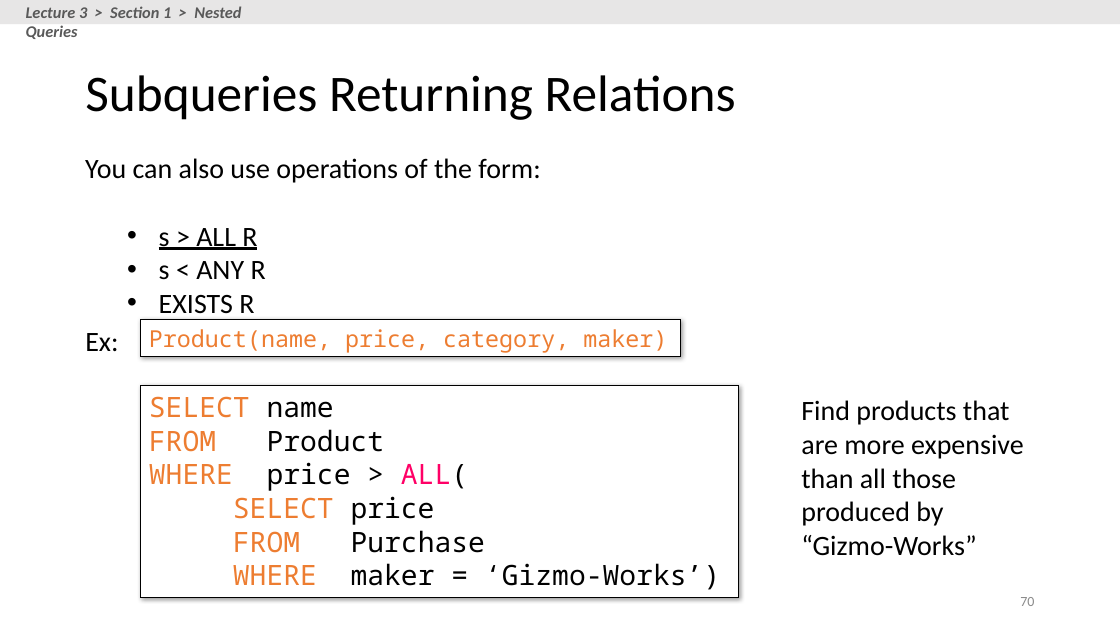
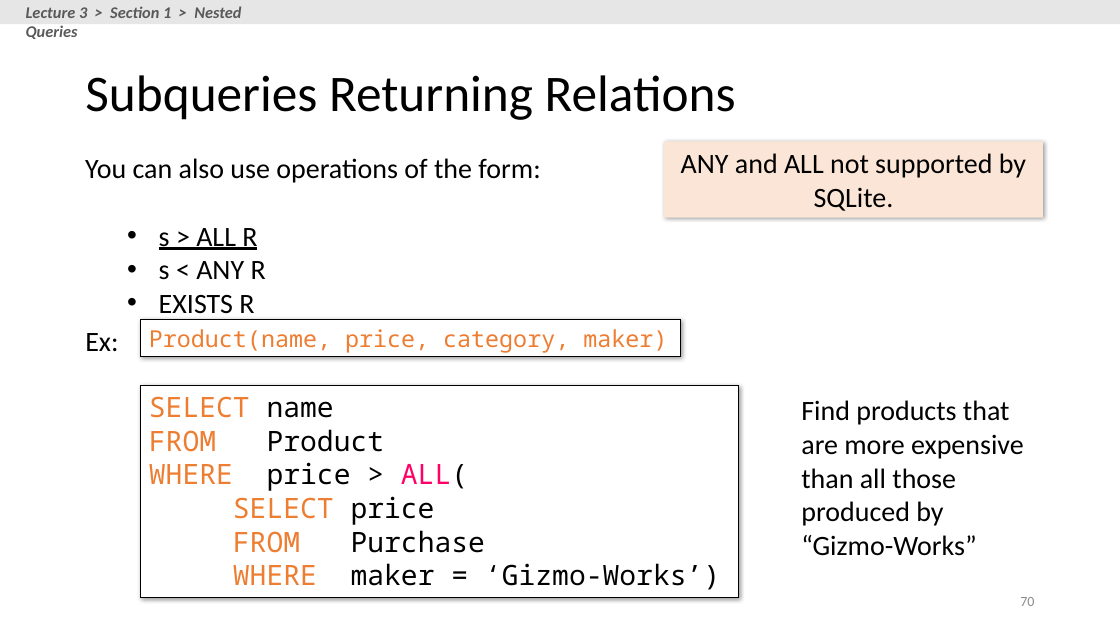
Before and after one commit to XIEQ/cs145-notebooks, a slide deck: slide 70 of lecture-2-3/Lecture_2_3_SQL.pptx. Drawn at 1120x630 pixels with LibreOffice and Linux fonts; fonts in the diff are those of the drawing. Boxes give left, top, right and bottom in pixels: in the first picture for what was removed or moved away, otherwise in the second. Text is boxed around its words. In the diff, an @@ line names an element or a change of style, - is before the commit and + after.

```diff
--- a/lecture-2-3/Lecture_2_3_SQL.pptx
+++ b/lecture-2-3/Lecture_2_3_SQL.pptx
@@ rectangle added at <box>664,141,1043,218</box>, fill #FBE5D6, 24 pt, text #000000 @@
+ANY and ALL not supported by SQLite.
```
Also in this commit, not shown: 5 other slides changed, 1 other file.
